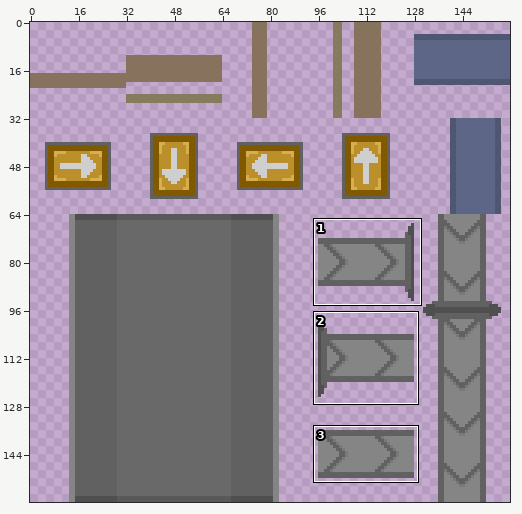
Edited in one commit: sprite sheet (ObjectsRelated/TilesRelated/TileAssets/SimpleMetal/Tileset_SimpleMetal_Uncollidables__Decor_WallMisc01.png). The picture above shows the old version from afar; the outline marks the close-up.
Close-up. Before the edit:
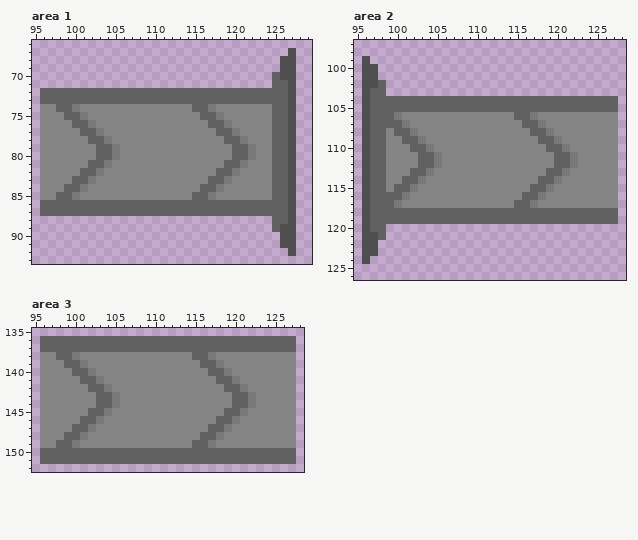
The file is 160x160 pixels. Colours within 5 levels of each other are drawn and written as one. Shown: area 1: x 95..129, y 66..93; area 2: x 95..128, y 97..126; area 3: x 95..128, y 135..152. The commit also changed other parts of the picture, which this record leaves out.
Once edited:
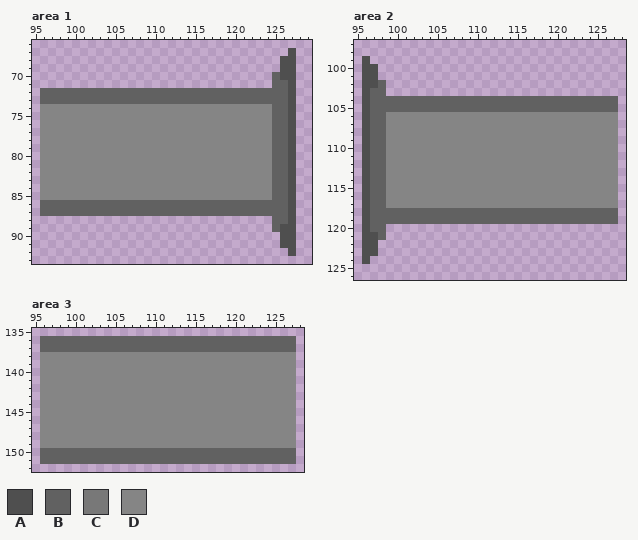
Palette (. is transparent): A #4f4f4f  B #616161  C #787878  D #858585
From old to new:
Area 1:
Colour D replaces colour B in row 74 at x 98 to 99 and 115 to 116; in row 75 at x 99 to 100 and 116 to 117; in row 76 at x 100 to 101 and 117 to 118; in row 77 at x 101 to 102 and 118 to 119; in row 78 at x 102 to 103 and 119 to 120; in rows 79 to 80 at x 103 to 104 and 120 to 121.
Colour D replaces colour B in row 81 at x 102 to 103 and 119 to 120; in row 82 at x 101 to 102 and 118 to 119; in row 83 at x 100 to 101 and 117 to 118; in row 84 at x 99 to 100 and 116 to 117; in row 85 at x 98 to 99 and 115 to 116.
Colour D replaces colour C in row 74 at x 100 and 117; in row 75 at x 101 and 118; in row 76 at x 102 and 119; in row 77 at x 103 and 120; in row 78 at x 104 and 121; in rows 79 to 80 at x 105 and 122.
Colour D replaces colour C in row 81 at x 104 and 121; in row 82 at x 103 and 120; in row 83 at x 102 and 119; in row 84 at x 101 and 118; in row 85 at x 100 and 117.
Area 2:
Colour D replaces colour B in row 106 at x 99 and 115 to 116; in row 107 at x 99 to 100 and 116 to 117; in row 108 at x 100 to 101 and 117 to 118; in row 109 at x 101 to 102 and 118 to 119; in row 110 at x 102 to 103 and 119 to 120; in rows 111 to 112 at x 103 to 104 and 120 to 121.
Colour D replaces colour B in row 113 at x 102 to 103 and 119 to 120; in row 114 at x 101 to 102 and 118 to 119; in row 115 at x 100 to 101 and 117 to 118; in row 116 at x 99 to 100 and 116 to 117; in row 117 at x 99 and 115 to 116.
Colour D replaces colour C in row 106 at x 100 and 117; in row 107 at x 101 and 118; in row 108 at x 102 and 119; in row 109 at x 103 and 120; in row 110 at x 104 and 121; in rows 111 to 112 at x 105 and 122.
Colour D replaces colour C in row 113 at x 104 and 121; in row 114 at x 103 and 120; in row 115 at x 102 and 119; in row 116 at x 101 and 118; in row 117 at x 100 and 117.
Area 3:
Colour D replaces colour B in row 138 at x 98 to 99 and 115 to 116; in row 139 at x 99 to 100 and 116 to 117; in row 140 at x 100 to 101 and 117 to 118; in row 141 at x 101 to 102 and 118 to 119; in row 142 at x 102 to 103 and 119 to 120; in rows 143 to 144 at x 103 to 104 and 120 to 121.
Colour D replaces colour B in row 145 at x 102 to 103 and 119 to 120; in row 146 at x 101 to 102 and 118 to 119; in row 147 at x 100 to 101 and 117 to 118; in row 148 at x 99 to 100 and 116 to 117; in row 149 at x 98 to 99 and 115 to 116.
Colour D replaces colour C in row 138 at x 100 and 117; in row 139 at x 101 and 118; in row 140 at x 102 and 119; in row 141 at x 103 and 120; in row 142 at x 104 and 121; in rows 143 to 144 at x 105 and 122.
Colour D replaces colour C in row 145 at x 104 and 121; in row 146 at x 103 and 120; in row 147 at x 102 and 119; in row 148 at x 101 and 118; in row 149 at x 100 and 117.
Boxes around the changes in both close-ups, in picture pixels (x1, y1, x2, y2):
changed: (56, 104, 120, 200)
changed: (192, 104, 256, 200)
changed: (386, 112, 442, 208)
changed: (514, 112, 578, 208)
changed: (56, 352, 120, 448)
changed: (192, 352, 256, 448)
